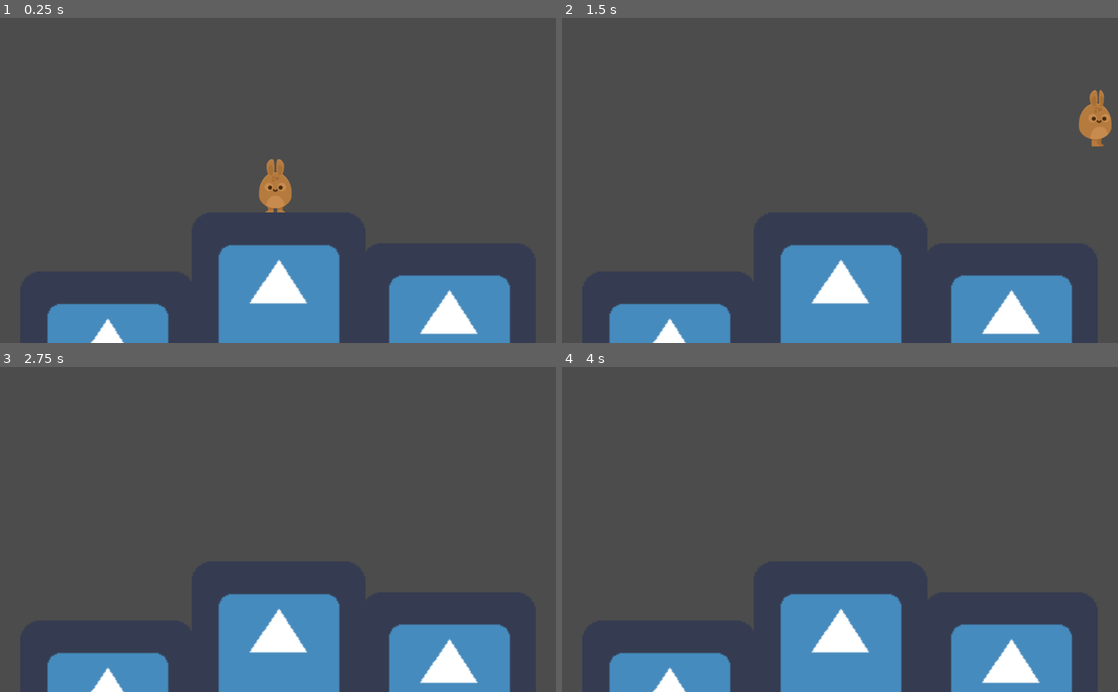
Above: before the commit, frames 1-4 (two rows, left to right).
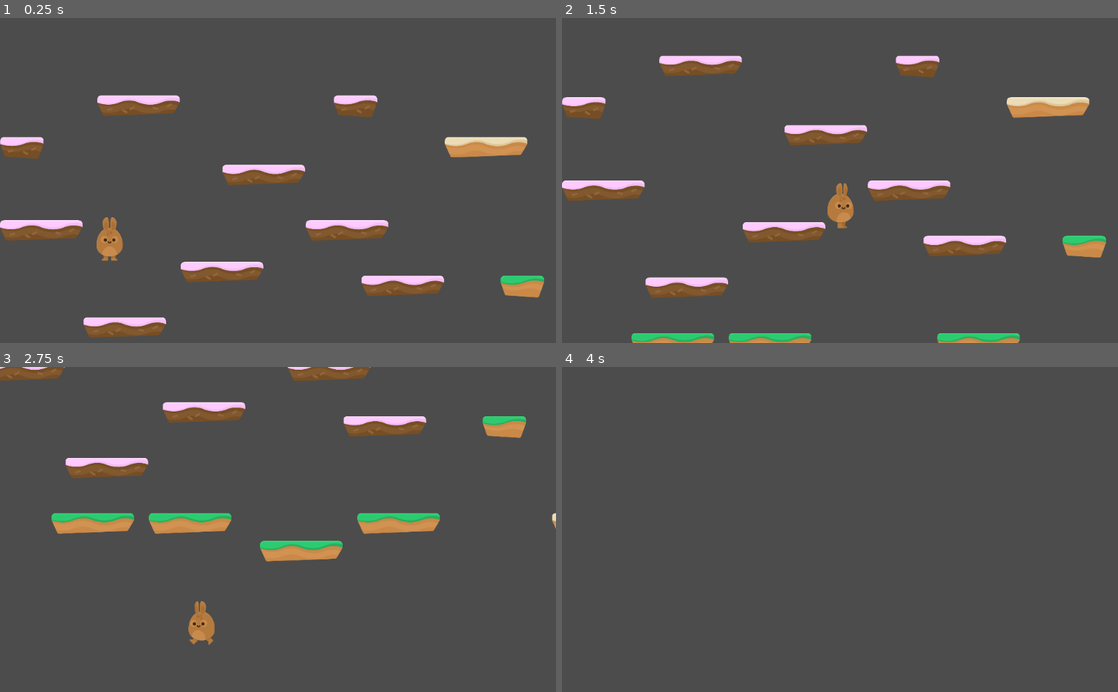
Above: after the commit, the same moments.

Repository: lindholmen/HoopyDays
Game: Godot game, scene res://Levels/Level1.tscn
Same seed, same stepped clock (60 frames per second), same inputs: the game is played once before the commit and once after it. The engine's default icon, where the game draws it, is replaced by a stand-in: a white triangle on a blue panel in a dark square.
Inputs:
- Up to frame 1 (0.25 s): no input
- Up to frame 2 (1.5 s): hold D (right) from 0.53 s (still down); tap W (jump) at 0.77 s
- Up to frame 3 (2.75 s): tap W (jump) at 1.52 s; release D (right) at 2.03 s; hold A (left) from 2.03 s (still down)
- Up to frame 4 (4 s): release A (left) at 2.78 s; hold D (right) from 2.78 s (still down); tap W (jump) at 3.02, 3.77 s; tap Enter at 3.5 s

The runs differ from the first frame. In frame 1, 21% of the frame differs, in the area x 0-98%, y 23-100%; in frame 2, 23%, in the area x 0-99%, y 11-100%; in frame 3, 22%; in frame 4, 14%.

Commit message:
create tilemap, reset camera and ues collsion layers

Diff:
--- a/Levels/Level1.tscn
+++ b/Levels/Level1.tscn
@@ -1,65 +1,15 @@
-[gd_scene load_steps=4 format=2]
+[gd_scene load_steps=3 format=2]
 
 [ext_resource path="res://Player/Player.tscn" type="PackedScene" id=1]
-[ext_resource path="res://icon.png" type="Texture" id=2]
-
-[sub_resource type="RectangleShape2D" id=1]
-extents = Vector2( 320.122, 316.436 )
+[ext_resource path="res://Levels/Tileset.tres" type="TileSet" id=2]
 
 [node name="Level1" type="Node2D"]
 
 [node name="Player" parent="." instance=ExtResource( 1 )]
 position = Vector2( 504.479, 170.208 )
 
-[node name="Floor" type="StaticBody2D" parent="."]
-position = Vector2( 515.612, 743.735 )
-__meta__ = {
-"_edit_group_": true
-}
-
-[node name="FloorSprite" type="Sprite" parent="Floor"]
-position = Vector2( 0, -0.788 )
-scale = Vector2( 5, 5 )
-texture = ExtResource( 2 )
-
-[node name="CollisionShape2D" type="CollisionShape2D" parent="Floor"]
-visible = false
-shape = SubResource( 1 )
-one_way_collision_margin = 0.0
-
-[node name="Floor2" type="StaticBody2D" parent="."]
-position = Vector2( 1143.69, 855.977 )
-__meta__ = {
-"_edit_group_": true
-}
-
-[node name="FloorSprite" type="Sprite" parent="Floor2"]
-position = Vector2( 0, -0.788 )
-scale = Vector2( 5, 5 )
-texture = ExtResource( 2 )
-
-[node name="CollisionShape2D" type="CollisionShape2D" parent="Floor2"]
-visible = false
-shape = SubResource( 1 )
-one_way_collision_margin = 0.0
-
-[node name="Floor3" type="StaticBody2D" parent="."]
-position = Vector2( -114.855, 961.055 )
-__meta__ = {
-"_edit_group_": true
-}
-
-[node name="FloorSprite" type="Sprite" parent="Floor3"]
-position = Vector2( 0, -0.788 )
-scale = Vector2( 5, 5 )
-texture = ExtResource( 2 )
-
-[node name="CollisionShape2D" type="CollisionShape2D" parent="Floor3"]
-visible = false
-shape = SubResource( 1 )
-one_way_collision_margin = 0.0
-
-[node name="Camera2D" type="Camera2D" parent="."]
-position = Vector2( 514.278, 304.164 )
-current = true
-zoom = Vector2( 2, 2 )
+[node name="TileMap" type="TileMap" parent="."]
+tile_set = ExtResource( 2 )
+collision_layer = 2
+format = 1
+tile_data = PoolIntArray( -458668, 6, 0, -196601, 0, 0, -196584, 1, 0, -196545, 2, 0, -65487, 5, 0, 0, 1, 0, 32, 4, 0, 93, 7, 0, 131088, 0, 0, 131146, 2, 0, 262185, 3, 0, 327733, 0, 0, 393216, 0, 0, 393238, 0, 0, 589837, 0, 0, 589912, 7, 0, 655386, 0, 0, 655396, 3, 0, 655424, 1, 0, 851974, 0, 0, 852019, 0, 0, 1114117, 2, 0, 1114124, 2, 0, 1114139, 2, 0, 1114153, 4, 0, 1114193, 4, 0, 1179717, 1, 0, 1245204, 2, 0, 1376313, 2, 0, 1638494, 3, 0, 1769544, 2, 0 )
--- /dev/null
+++ b/Levels/PlatformTiles.tscn
@@ -0,0 +1,84 @@
+[gd_scene load_steps=9 format=2]
+
+[ext_resource path="res://GFX/Environment/ground_cake_small.png" type="Texture" id=1]
+[ext_resource path="res://GFX/Environment/ground_cake.png" type="Texture" id=2]
+[ext_resource path="res://GFX/Environment/ground_snow.png" type="Texture" id=3]
+[ext_resource path="res://GFX/Environment/ground_grass_small.png" type="Texture" id=4]
+[ext_resource path="res://GFX/Environment/ground_sand_small.png" type="Texture" id=5]
+[ext_resource path="res://GFX/Environment/ground_sand.png" type="Texture" id=6]
+[ext_resource path="res://GFX/Environment/ground_grass.png" type="Texture" id=7]
+[ext_resource path="res://GFX/Environment/ground_snow_small.png" type="Texture" id=8]
+
+[node name="PlatformTiles" type="Node2D"]
+
+[node name="ground_cake" type="Sprite" parent="."]
+position = Vector2( 189.13, 278.61 )
+texture = ExtResource( 2 )
+
+[node name="StaticBody2D" type="StaticBody2D" parent="ground_cake"]
+
+[node name="CollisionPolygon2D" type="CollisionPolygon2D" parent="ground_cake/StaticBody2D"]
+polygon = PoolVector2Array( -176.626, -46.1972, -188.692, -38.4958, -189.205, -15.6486, -159.94, 46.7321, 159.151, 36.207, 190.47, -15.3919, 189.186, -32.5915, 184.309, -41.8331, 176.094, -45.9405 )
+
+[node name="ground_cake_small" type="Sprite" parent="."]
+position = Vector2( 774.766, 275.959 )
+texture = ExtResource( 1 )
+
+[node name="StaticBody2D" type="StaticBody2D" parent="ground_cake_small"]
+
+[node name="CollisionPolygon2D" type="CollisionPolygon2D" parent="ground_cake_small/StaticBody2D"]
+polygon = PoolVector2Array( -85.2408, -48.6624, -91.3375, -47.8214, -96.1729, -42.5657, -99.5366, -33.9462, -98.2751, -19.2301, -78.934, 40.2652, -72.627, 42.3675, 73.4832, 50.7767, 101.023, -17.7585, 100.603, -34.9974, 95.7676, -45.0884, 87.3584, -48.6624 )
+
+[node name="ground_grass" type="Sprite" parent="."]
+position = Vector2( 639.156, 536.944 )
+texture = ExtResource( 7 )
+
+[node name="StaticBody2D" type="StaticBody2D" parent="ground_grass"]
+
+[node name="CollisionPolygon2D" type="CollisionPolygon2D" parent="ground_grass/StaticBody2D"]
+polygon = PoolVector2Array( -176.626, -46.1972, -188.692, -38.4958, -189.205, -15.6486, -159.94, 46.7321, 159.151, 36.207, 190.47, -15.3919, 189.186, -32.5915, 184.309, -41.8331, 176.094, -45.9405 )
+
+[node name="ground_grass_small" type="Sprite" parent="."]
+position = Vector2( 867.518, 430.119 )
+texture = ExtResource( 4 )
+
+[node name="StaticBody2D" type="StaticBody2D" parent="ground_grass_small"]
+
+[node name="CollisionPolygon2D" type="CollisionPolygon2D" parent="ground_grass_small/StaticBody2D"]
+polygon = PoolVector2Array( -85.2408, -48.6624, -91.3375, -47.8214, -96.1729, -42.5657, -99.5366, -33.9462, -98.2751, -19.2301, -78.934, 40.2652, -72.627, 42.3675, 73.4832, 50.7767, 101.023, -17.7585, 100.603, -34.9974, 95.7676, -45.0884, 87.3584, -48.6624 )
+
+[node name="ground_sand" type="Sprite" parent="."]
+position = Vector2( 243.2, 111.564 )
+texture = ExtResource( 6 )
+
+[node name="StaticBody2D" type="StaticBody2D" parent="ground_sand"]
+
+[node name="CollisionPolygon2D" type="CollisionPolygon2D" parent="ground_sand/StaticBody2D"]
+polygon = PoolVector2Array( -176.626, -46.1972, -188.692, -38.4958, -189.205, -15.6486, -159.94, 46.7321, 159.151, 36.207, 190.47, -15.3919, 189.186, -32.5915, 184.309, -41.8331, 176.094, -45.9405 )
+
+[node name="ground_sand_small" type="Sprite" parent="."]
+position = Vector2( 911.016, 114.762 )
+texture = ExtResource( 5 )
+
+[node name="StaticBody2D" type="StaticBody2D" parent="ground_sand_small"]
+
+[node name="CollisionPolygon2D" type="CollisionPolygon2D" parent="ground_sand_small/StaticBody2D"]
+polygon = PoolVector2Array( -85.2408, -48.6624, -91.3375, -47.8214, -96.1729, -42.5657, -99.5366, -33.9462, -98.2751, -19.2301, -78.934, 40.2652, -72.627, 42.3675, 73.4832, 50.7767, 101.023, -17.7585, 100.603, -34.9974, 95.7676, -45.0884, 87.3584, -48.6624 )
+
+[node name="ground_snow" type="Sprite" parent="."]
+position = Vector2( 198.423, 518.394 )
+texture = ExtResource( 3 )
+
+[node name="StaticBody2D" type="StaticBody2D" parent="ground_snow"]
+
+[node name="CollisionPolygon2D" type="CollisionPolygon2D" parent="ground_snow/StaticBody2D"]
+polygon = PoolVector2Array( -176.626, -46.1972, -188.692, -38.4958, -189.205, -15.6486, -159.94, 46.7321, 159.151, 36.207, 190.47, -15.3919, 189.186, -32.5915, 184.309, -41.8331, 176.094, -45.9405 )
+
+[node name="ground_snow_small" type="Sprite" parent="."]
+position = Vector2( 491.463, 347.602 )
+texture = ExtResource( 8 )
+
+[node name="StaticBody2D" type="StaticBody2D" parent="ground_snow_small"]
+
+[node name="CollisionPolygon2D" type="CollisionPolygon2D" parent="ground_snow_small/StaticBody2D"]
+polygon = PoolVector2Array( -85.2408, -48.6624, -91.3375, -47.8214, -96.1729, -42.5657, -99.5366, -33.9462, -98.2751, -19.2301, -78.934, 40.2652, -72.627, 42.3675, 73.4832, 50.7767, 101.023, -17.7585, 100.603, -34.9974, 95.7676, -45.0884, 87.3584, -48.6624 )
--- /dev/null
+++ b/Levels/Tileset.tres
@@ -0,0 +1,204 @@
+[gd_resource type="TileSet" load_steps=17 format=2]
+
+[ext_resource path="res://GFX/Environment/ground_cake_small.png" type="Texture" id=1]
+[ext_resource path="res://GFX/Environment/ground_cake.png" type="Texture" id=2]
+[ext_resource path="res://GFX/Environment/ground_snow.png" type="Texture" id=3]
+[ext_resource path="res://GFX/Environment/ground_grass_small.png" type="Texture" id=4]
+[ext_resource path="res://GFX/Environment/ground_sand_small.png" type="Texture" id=5]
+[ext_resource path="res://GFX/Environment/ground_sand.png" type="Texture" id=6]
+[ext_resource path="res://GFX/Environment/ground_grass.png" type="Texture" id=7]
+[ext_resource path="res://GFX/Environment/ground_snow_small.png" type="Texture" id=8]
+
+[sub_resource type="ConvexPolygonShape2D" id=1]
+points = PoolVector2Array( 176.094, -45.9405, 184.309, -41.8331, 189.186, -32.5915, 190.47, -15.3919, 159.151, 36.207, -159.94, 46.7321, -189.205, -15.6486, -188.692, -38.4958, -176.626, -46.1972 )
+
+[sub_resource type="ConvexPolygonShape2D" id=2]
+points = PoolVector2Array( 87.3584, -48.6624, 95.7676, -45.0884, 100.603, -34.9974, 101.023, -17.7585, 73.4832, 50.7767, -72.627, 42.3675, -78.934, 40.2652, -98.2751, -19.2301, -99.5366, -33.9462, -96.1729, -42.5657, -91.3375, -47.8214, -85.2408, -48.6624 )
+
+[sub_resource type="ConvexPolygonShape2D" id=3]
+points = PoolVector2Array( 176.094, -45.9405, 184.309, -41.8331, 189.186, -32.5915, 190.47, -15.3919, 159.151, 36.207, -159.94, 46.7321, -189.205, -15.6486, -188.692, -38.4958, -176.626, -46.1972 )
+
+[sub_resource type="ConvexPolygonShape2D" id=4]
+points = PoolVector2Array( 87.3584, -48.6624, 95.7676, -45.0884, 100.603, -34.9974, 101.023, -17.7585, 73.4832, 50.7767, -72.627, 42.3675, -78.934, 40.2652, -98.2751, -19.2301, -99.5366, -33.9462, -96.1729, -42.5657, -91.3375, -47.8214, -85.2408, -48.6624 )
+
+[sub_resource type="ConvexPolygonShape2D" id=5]
+points = PoolVector2Array( 176.094, -45.9405, 184.309, -41.8331, 189.186, -32.5915, 190.47, -15.3919, 159.151, 36.207, -159.94, 46.7321, -189.205, -15.6486, -188.692, -38.4958, -176.626, -46.1972 )
+
+[sub_resource type="ConvexPolygonShape2D" id=6]
+points = PoolVector2Array( 87.3584, -48.6624, 95.7676, -45.0884, 100.603, -34.9974, 101.023, -17.7585, 73.4832, 50.7767, -72.627, 42.3675, -78.934, 40.2652, -98.2751, -19.2301, -99.5366, -33.9462, -96.1729, -42.5657, -91.3375, -47.8214, -85.2408, -48.6624 )
+
+[sub_resource type="ConvexPolygonShape2D" id=7]
+points = PoolVector2Array( 176.094, -45.9405, 184.309, -41.8331, 189.186, -32.5915, 190.47, -15.3919, 159.151, 36.207, -159.94, 46.7321, -189.205, -15.6486, -188.692, -38.4958, -176.626, -46.1972 )
+
+[sub_resource type="ConvexPolygonShape2D" id=8]
+points = PoolVector2Array( 87.3584, -48.6624, 95.7676, -45.0884, 100.603, -34.9974, 101.023, -17.7585, 73.4832, 50.7767, -72.627, 42.3675, -78.934, 40.2652, -98.2751, -19.2301, -99.5366, -33.9462, -96.1729, -42.5657, -91.3375, -47.8214, -85.2408, -48.6624 )
+
+[resource]
+0/name = "ground_cake"
+0/texture = ExtResource( 2 )
+0/tex_offset = Vector2( 0, 0 )
+0/modulate = Color( 1, 1, 1, 1 )
+0/region = Rect2( 0, 0, 380, 94 )
+0/tile_mode = 0
+0/occluder_offset = Vector2( 190, 47 )
+0/navigation_offset = Vector2( 190, 47 )
+0/shape_offset = Vector2( 190, 47 )
+0/shape_transform = Transform2D( 1, 0, 0, 1, 190, 47 )
+0/shape = SubResource( 1 )
+0/shape_one_way = false
+0/shape_one_way_margin = 1.0
+0/shapes = [ {
+"autotile_coord": Vector2( 0, 0 ),
+"one_way": false,
+"one_way_margin": 1.0,
+"shape": SubResource( 1 ),
+"shape_transform": Transform2D( 1, 0, 0, 1, 190, 47 )
+} ]
+0/z_index = 0
+1/name = "ground_cake_small"
+1/texture = ExtResource( 1 )
+1/tex_offset = Vector2( 0, 0 )
+1/modulate = Color( 1, 1, 1, 1 )
+1/region = Rect2( 0, 0, 201, 100 )
+1/tile_mode = 0
+1/occluder_offset = Vector2( 100.5, 50 )
+1/navigation_offset = Vector2( 100.5, 50 )
+1/shape_offset = Vector2( 100.5, 50 )
+1/shape_transform = Transform2D( 1, 0, 0, 1, 100.5, 50 )
+1/shape = SubResource( 2 )
+1/shape_one_way = false
+1/shape_one_way_margin = 1.0
+1/shapes = [ {
+"autotile_coord": Vector2( 0, 0 ),
+"one_way": false,
+"one_way_margin": 1.0,
+"shape": SubResource( 2 ),
+"shape_transform": Transform2D( 1, 0, 0, 1, 100.5, 50 )
+} ]
+1/z_index = 0
+2/name = "ground_grass"
+2/texture = ExtResource( 7 )
+2/tex_offset = Vector2( 0, 0 )
+2/modulate = Color( 1, 1, 1, 1 )
+2/region = Rect2( 0, 0, 380, 94 )
+2/tile_mode = 0
+2/occluder_offset = Vector2( 190, 47 )
+2/navigation_offset = Vector2( 190, 47 )
+2/shape_offset = Vector2( 190, 47 )
+2/shape_transform = Transform2D( 1, 0, 0, 1, 190, 47 )
+2/shape = SubResource( 3 )
+2/shape_one_way = false
+2/shape_one_way_margin = 1.0
+2/shapes = [ {
+"autotile_coord": Vector2( 0, 0 ),
+"one_way": false,
+"one_way_margin": 1.0,
+"shape": SubResource( 3 ),
+"shape_transform": Transform2D( 1, 0, 0, 1, 190, 47 )
+} ]
+2/z_index = 0
+3/name = "ground_grass_small"
+3/texture = ExtResource( 4 )
+3/tex_offset = Vector2( 0, 0 )
+3/modulate = Color( 1, 1, 1, 1 )
+3/region = Rect2( 0, 0, 201, 100 )
+3/tile_mode = 0
+3/occluder_offset = Vector2( 100.5, 50 )
+3/navigation_offset = Vector2( 100.5, 50 )
+3/shape_offset = Vector2( 100.5, 50 )
+3/shape_transform = Transform2D( 1, 0, 0, 1, 100.5, 50 )
+3/shape = SubResource( 4 )
+3/shape_one_way = false
+3/shape_one_way_margin = 1.0
+3/shapes = [ {
+"autotile_coord": Vector2( 0, 0 ),
+"one_way": false,
+"one_way_margin": 1.0,
+"shape": SubResource( 4 ),
+"shape_transform": Transform2D( 1, 0, 0, 1, 100.5, 50 )
+} ]
+3/z_index = 0
+4/name = "ground_sand"
+4/texture = ExtResource( 6 )
+4/tex_offset = Vector2( 0, 0 )
+4/modulate = Color( 1, 1, 1, 1 )
+4/region = Rect2( 0, 0, 380, 94 )
+4/tile_mode = 0
+4/occluder_offset = Vector2( 190, 47 )
+4/navigation_offset = Vector2( 190, 47 )
+4/shape_offset = Vector2( 190, 47 )
+4/shape_transform = Transform2D( 1, 0, 0, 1, 190, 47 )
+4/shape = SubResource( 5 )
+4/shape_one_way = false
+4/shape_one_way_margin = 1.0
+4/shapes = [ {
+"autotile_coord": Vector2( 0, 0 ),
+"one_way": false,
+"one_way_margin": 1.0,
+"shape": SubResource( 5 ),
+"shape_transform": Transform2D( 1, 0, 0, 1, 190, 47 )
+} ]
+4/z_index = 0
+5/name = "ground_sand_small"
+5/texture = ExtResource( 5 )
+5/tex_offset = Vector2( 0, 0 )
+5/modulate = Color( 1, 1, 1, 1 )
+5/region = Rect2( 0, 0, 201, 100 )
+5/tile_mode = 0
+5/occluder_offset = Vector2( 100.5, 50 )
+5/navigation_offset = Vector2( 100.5, 50 )
+5/shape_offset = Vector2( 100.5, 50 )
+5/shape_transform = Transform2D( 1, 0, 0, 1, 100.5, 50 )
+5/shape = SubResource( 6 )
+5/shape_one_way = false
+5/shape_one_way_margin = 1.0
+5/shapes = [ {
+"autotile_coord": Vector2( 0, 0 ),
+"one_way": false,
+"one_way_margin": 1.0,
+"shape": SubResource( 6 ),
+"shape_transform": Transform2D( 1, 0, 0, 1, 100.5, 50 )
+} ]
+5/z_index = 0
+6/name = "ground_snow"
+6/texture = ExtResource( 3 )
+6/tex_offset = Vector2( 0, 0 )
+6/modulate = Color( 1, 1, 1, 1 )
+6/region = Rect2( 0, 0, 380, 94 )
+6/tile_mode = 0
+6/occluder_offset = Vector2( 190, 47 )
+6/navigation_offset = Vector2( 190, 47 )
+6/shape_offset = Vector2( 190, 47 )
+6/shape_transform = Transform2D( 1, 0, 0, 1, 190, 47 )
+6/shape = SubResource( 7 )
+6/shape_one_way = false
+6/shape_one_way_margin = 1.0
+6/shapes = [ {
+"autotile_coord": Vector2( 0, 0 ),
+"one_way": false,
+"one_way_margin": 1.0,
+"shape": SubResource( 7 ),
+"shape_transform": Transform2D( 1, 0, 0, 1, 190, 47 )
+} ]
+6/z_index = 0
+7/name = "ground_snow_small"
+7/texture = ExtResource( 8 )
+7/tex_offset = Vector2( 0, 0 )
+7/modulate = Color( 1, 1, 1, 1 )
+7/region = Rect2( 0, 0, 201, 100 )
+7/tile_mode = 0
+7/occluder_offset = Vector2( 100.5, 50 )
+7/navigation_offset = Vector2( 100.5, 50 )
+7/shape_offset = Vector2( 100.5, 50 )
+7/shape_transform = Transform2D( 1, 0, 0, 1, 100.5, 50 )
+7/shape = SubResource( 8 )
+7/shape_one_way = false
+7/shape_one_way_margin = 1.0
+7/shapes = [ {
+"autotile_coord": Vector2( 0, 0 ),
+"one_way": false,
+"one_way_margin": 1.0,
+"shape": SubResource( 8 ),
+"shape_transform": Transform2D( 1, 0, 0, 1, 100.5, 50 )
+} ]
+7/z_index = 0
--- a/Player/Player.gd
+++ b/Player/Player.gd
@@ -4,7 +4,7 @@
 const SPEED = 1000
 const GRAVITY = 150
 const UP = Vector2(0,-1)
-const JUMP_SPEED = 3500
+const JUMP_SPEED = 3000
 
 signal animate
 
--- a/Player/Player.tscn
+++ b/Player/Player.tscn
@@ -9,6 +9,7 @@
 
 [node name="Player" type="KinematicBody2D"]
 position = Vector2( 495.808, 284.908 )
+collision_mask = 2
 script = ExtResource( 2 )
 __meta__ = {
 "_edit_group_": true
@@ -20,4 +21,12 @@
 shape = SubResource( 1 )
 
 [node name="PlayerAnimation" parent="." instance=ExtResource( 1 )]
+
+[node name="Camera2D" type="Camera2D" parent="."]
+current = true
+zoom = Vector2( 2.5, 2.5 )
+limit_left = 0
+drag_margin_h_enabled = true
+drag_margin_v_enabled = true
+smoothing_enabled = true
 [connection signal="animate" from="." to="PlayerAnimation" method="_on_Player_animate"]
--- a/Player/PlayerAnimation.gd
+++ b/Player/PlayerAnimation.gd
@@ -11,4 +11,4 @@
 		flip_h = false
 		play("walk")
 	else:
-		play("idle")
+		 play("idle")
--- a/project.godot
+++ b/project.godot
@@ -24,19 +24,27 @@
 left={
 "deadzone": 0.5,
 "events": [ Object(InputEventKey,"resource_local_to_scene":false,"resource_name":"","device":0,"alt":false,"shift":false,"control":false,"meta":false,"command":false,"pressed":false,"scancode":65,"unicode":0,"echo":false,"script":null)
+, Object(InputEventKey,"resource_local_to_scene":false,"resource_name":"","device":0,"alt":false,"shift":false,"control":false,"meta":false,"command":false,"pressed":false,"scancode":16777231,"unicode":0,"echo":false,"script":null)
  ]
 }
 right={
 "deadzone": 0.5,
 "events": [ Object(InputEventKey,"resource_local_to_scene":false,"resource_name":"","device":0,"alt":false,"shift":false,"control":false,"meta":false,"command":false,"pressed":false,"scancode":68,"unicode":0,"echo":false,"script":null)
+, Object(InputEventKey,"resource_local_to_scene":false,"resource_name":"","device":0,"alt":false,"shift":false,"control":false,"meta":false,"command":false,"pressed":false,"scancode":16777233,"unicode":0,"echo":false,"script":null)
  ]
 }
 jump={
 "deadzone": 0.5,
 "events": [ Object(InputEventKey,"resource_local_to_scene":false,"resource_name":"","device":0,"alt":false,"shift":false,"control":false,"meta":false,"command":false,"pressed":false,"scancode":87,"unicode":0,"echo":false,"script":null)
 , Object(InputEventKey,"resource_local_to_scene":false,"resource_name":"","device":0,"alt":false,"shift":false,"control":false,"meta":false,"command":false,"pressed":false,"scancode":32,"unicode":0,"echo":false,"script":null)
+, Object(InputEventKey,"resource_local_to_scene":false,"resource_name":"","device":0,"alt":false,"shift":false,"control":false,"meta":false,"command":false,"pressed":false,"scancode":16777232,"unicode":0,"echo":false,"script":null)
  ]
 }
+
+[layer_names]
+
+2d_physics/layer_1="Player"
+2d_physics/layer_2="Terrain"
 
 [rendering]
 
